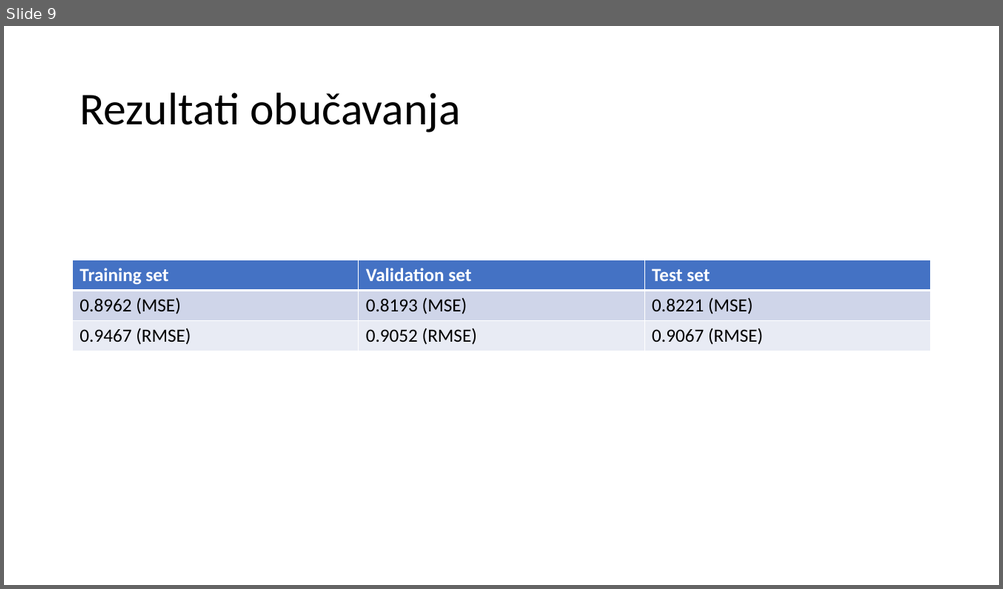
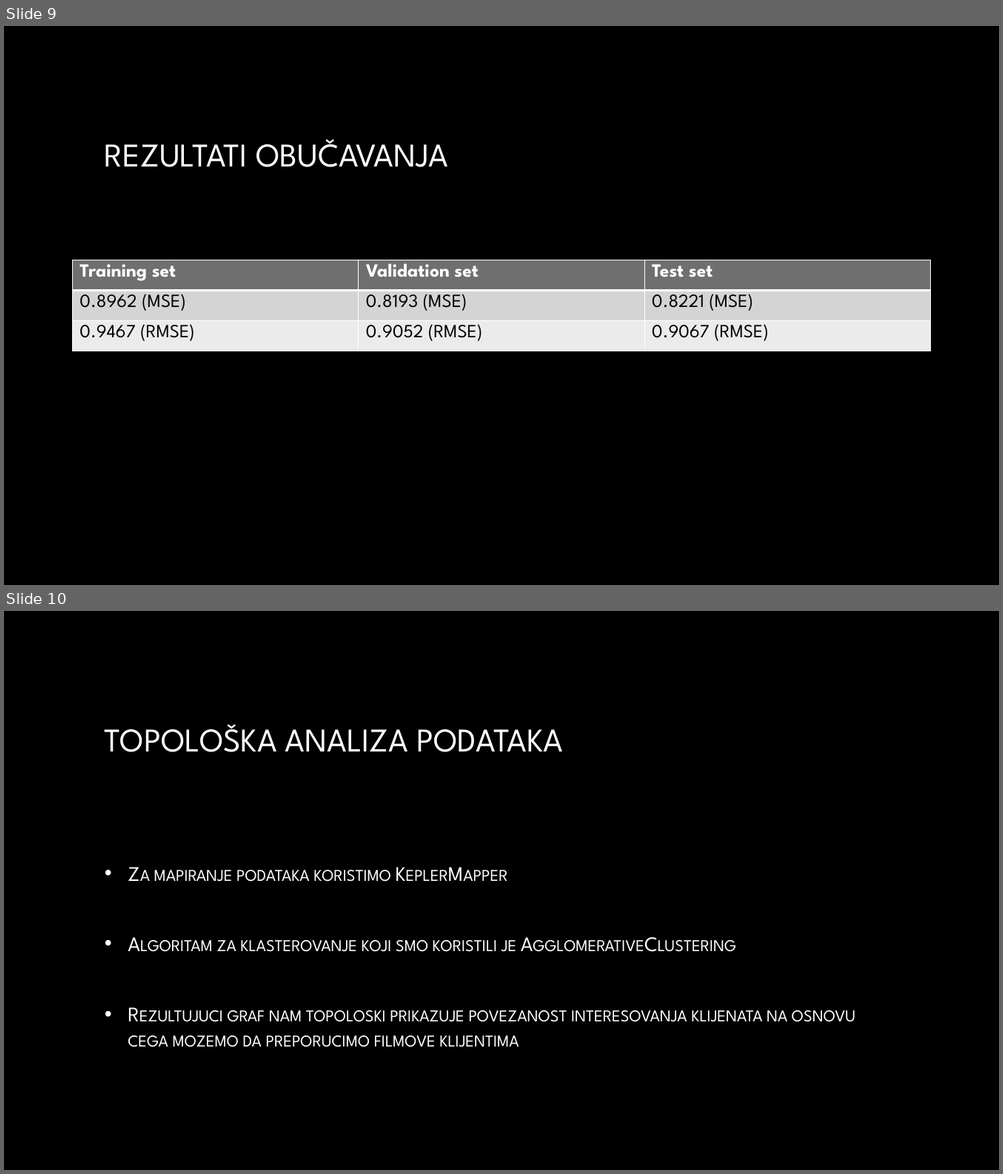
Before and after one commit to wesely1996/mapper_algoritam_sa_Netflix_podatcima, a slide deck: prezentacija.pptx. Shown one above the other, each under a label of ours: slide 9 before the commit, slides 9 and 10 after it. The pictures are 1003x589 and 1003x1174 pixels, drawn with LibreOffice and Linux fonts; fonts in the diff are those of the drawing; background and template pictures are left out. Boxes give left, top, right and bottom in pixels: in the first picture for what was removed or moved away, otherwise in the second. Text is boxed around its words. In the diff, an @@ line names an element or a change of style, - is before the commit and + after.

```diff
--- a/prezentacija.pptx
+++ b/prezentacija.pptx
@@ slide 10 added at <box>4,611,999,1170</box>, background picture (left out) @@
@@ title added at <box>105,724,563,752</box>, 32 pt, text gradient #FFFFFF to #A6A6A6 @@
+TOPOLOŠKA ANALIZA PODATAKA
@@ text added at <box>128,870,855,1048</box>, 20 pt, text gradient #FFFFFF to #BFBFBF, small capitals @@
+• Za mapiranje podataka koristimo KeplerMapper
+• Algoritam za klasterovanje koji smo koristili je AgglomerativeClustering
+• Rezultujuci graf nam topoloski prikazuje povezanost interesovanja klijenata na osnovu cega mozemo da preporucimo filmove klijentima
@@ slide 9 changed as well @@
@@ background #FFFFFF to picture (left out) @@
@@ title at <box>105,139,448,167</box>: text changed; size 44 to 32 pt; font Calibri to League Spartan; text colour #000000 to gradient #FFFFFF to #A6A6A6 @@
-Rezultati obučavanja
+REZULTATI OBUČAVANJA
@@ table at <box>73,261,930,352</box> @@
@@ fill #4472C4 to #6F6F6F in row 1 @@
@@ fill #CFD5EA to #D5D5D5 in row 2 @@
@@ fill #E9EBF5 to #EBEBEB in row 3 @@
@@ font Calibri to League Spartan @@
```
Also in this commit, not shown: 8 other slides changed, 1 other slide added, 1 slide removed.
